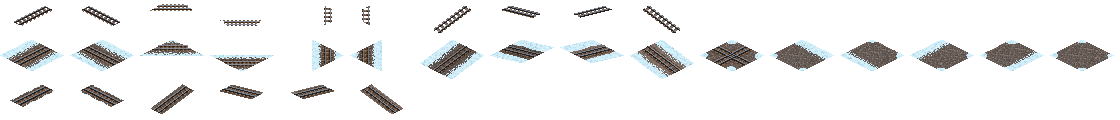
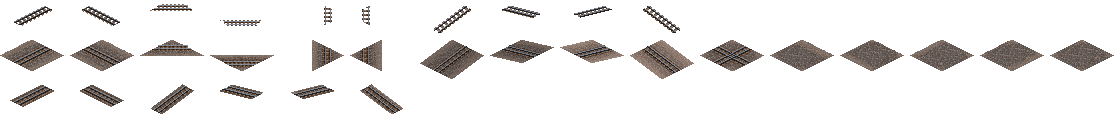
Before/after of a 1120x120 layered artwork. What changed in the layer stack:
hid group "Snow" (2 layers) over [0, 40, 1114, 105]
painted on "Snow Texture" over [420, 40, 554, 79]
painted on "Snow Underlay" over [499, 43, 614, 61]
painted on "Track Base" over [363, 48, 676, 73]
